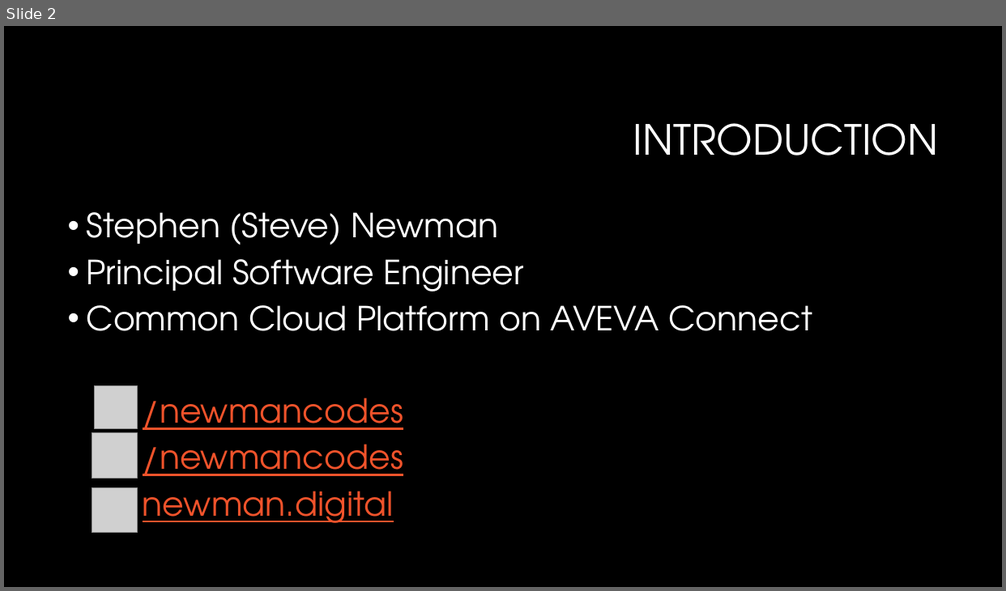
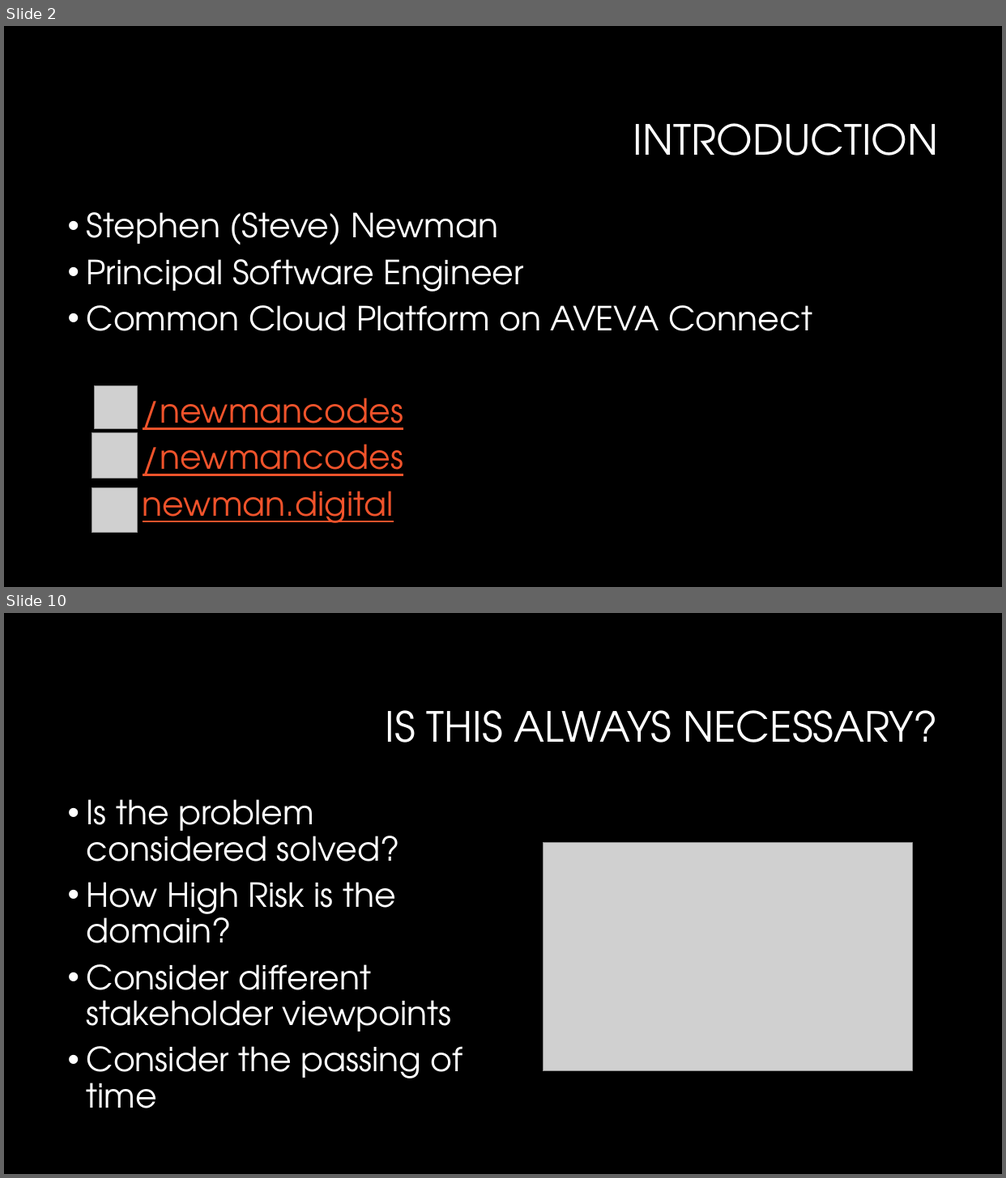
Before and after one commit to newmancodes/why-we-must-ask-why-of-machine-learning, a slide deck: Why We Must Ask Why of Machine Learning.pptx. Shown one above the other, each under a label of ours: slide 2 before the commit, slides 2 and 10 after it; the slides between them are not shown. The pictures are 1006x591 and 1006x1178 pixels, drawn with LibreOffice and Linux fonts; fonts in the diff are those of the drawing; grey boxes stand for pictures; background and template pictures are left out. Boxes give left, top, right and bottom in pixels: in the first picture for what was removed or moved away, otherwise in the second. Text is boxed around its words. In the diff, an @@ line names an element or a change of style, - is before the commit and + after.

```diff
--- a/Why We Must Ask Why of Machine Learning.pptx
+++ b/Why We Must Ask Why of Machine Learning.pptx
@@ slide 10 added at (x1=4, y1=613, x2=1002, y2=1174), background #000000 @@
@@ title added at (x1=386, y1=710, x2=939, y2=743), 40 pt, text #FFFFFF @@
+IS THIS ALWAYS NECESSARY?
@@ text added at (x1=87, y1=799, x2=463, y2=1109), 32 pt, text #FFFFFF @@
+• Is the problem considered solved?
+• How High Risk is the domain?
+• Consider different stakeholder viewpoints
+• Consider the passing of time
@@ picture added at (x1=543, y1=843, x2=913, y2=1071) @@
```
Also in this commit, not shown: 5 slides changed, 5 other slides added, 1 slide removed, 1 other file.
